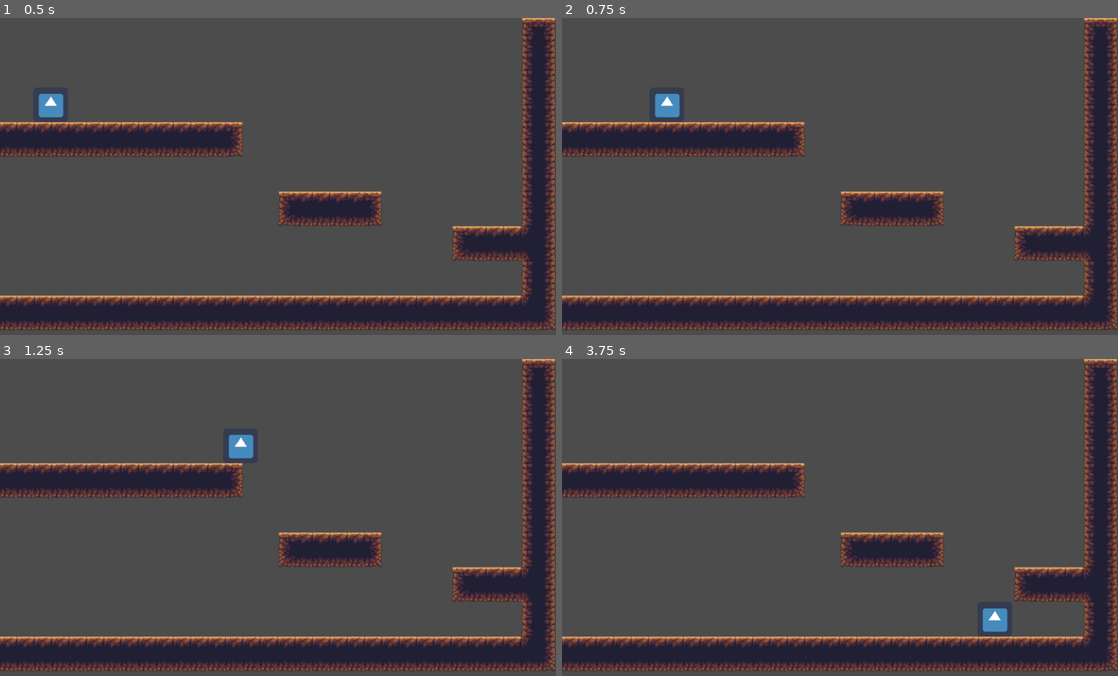
Above: before the commit, frames 1-4 (two rows, left to right).
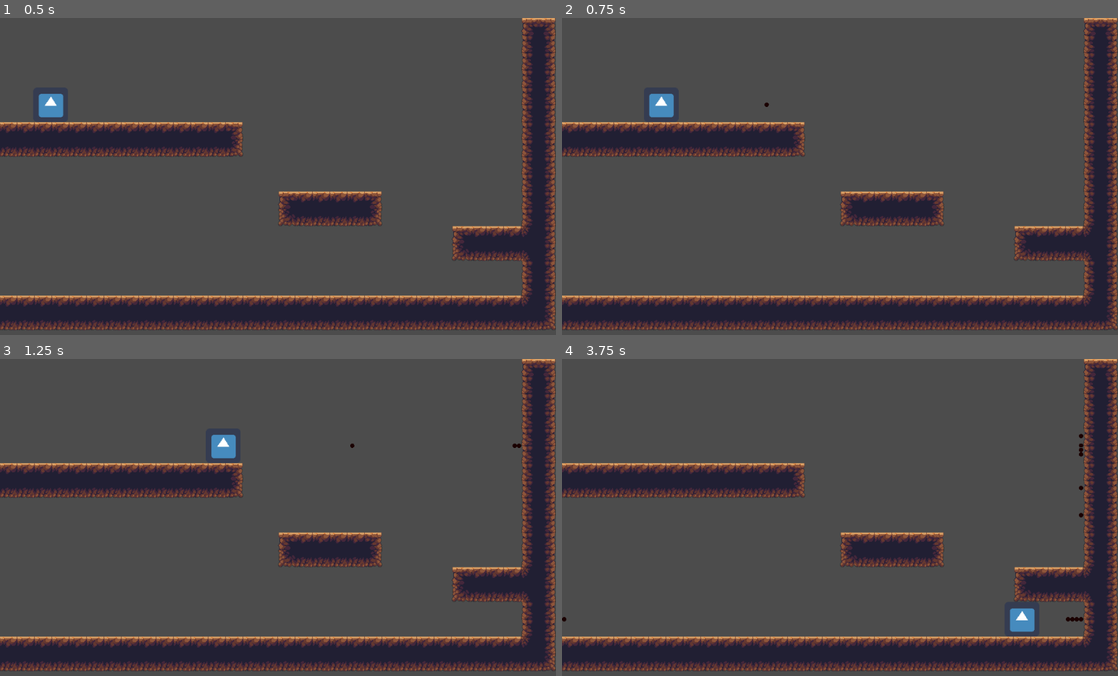
Above: after the commit, the same moments.

Repository: Oliver-Belmont/Project-Headbutt
Game: Godot game, scene res://Scenes/Tests/test1.tscn
The game is run twice, just before and just after one commit, with the same random seed, the same clock (stepped at 60 frames per second) and the same inputs. The project has no main scene, so this scene is started directly. The engine's default icon, where the game draws it, is replaced by a stand-in: a white triangle on a blue panel in a dark square.
Inputs:
- Up to frame 1 (0.5 s): no input
- Up to frame 2 (0.75 s): tap Enter at 0.5 s; hold Right (ui_right) from 0.53 s (still down); tap Space (ui_select) at 0.6 s
- Up to frame 3 (1.25 s): keep holding Right (ui_right); tap Space (ui_select) at 0.77, 1.07 s
- Up to frame 4 (3.75 s): tap Space (ui_select) at 1.35, 1.52, 1.82, 2.1, 2.85, 3.02, 3.32, 3.6 s; release Right (ui_right) at 2.03 s; hold Left (ui_left) 2.03-2.78 s; hold Right (ui_right) from 2.78 s (still down)

Frame 1 is identical in both runs. In frame 2, 0.2% of the frame differs, in the area x 15-38%, y 23-32%; in frame 3, 0.5%; in frame 4, 0.8%, in the area x 0-94%, y 23-87%.

Commit message:
Adiciona balas e permite ao jogador atirar

Diff:
--- /dev/null
+++ b/Joguinho/Scenes/Player/Bullet.gd
@@ -0,0 +1,22 @@
+extends KinematicBody2D
+
+const HORIZONTAL_SPEED = 1800.0
+
+var velocity = Vector2()
+
+func _ready():
+    # velocity.x = HORIZONTAL_SPEED
+    velocity.y = 0
+
+func _physics_process(delta):
+    # We don't need to multiply velocity by delta because "move_and_slide" already takes delta time into account.
+
+    # The second parameter of "move_and_slide" is the normal pointing up.
+    # In the case of a 2D platformer, in Godot, upward is negative y, which translates to -1 as a normal.
+    move_and_slide(velocity, Vector2(0, -1))
+
+func set_direction(direction):
+    if (direction == "left"):
+        velocity.x = -HORIZONTAL_SPEED
+    elif (direction == "right"):
+        velocity.x = HORIZONTAL_SPEED
--- /dev/null
+++ b/Joguinho/Scenes/Player/Bullet.tscn
@@ -0,0 +1,20 @@
+[gd_scene load_steps=4 format=2]
+
+[ext_resource path="res://Scenes/Player/Bullet.gd" type="Script" id=1]
+
+[sub_resource type="SphereMesh" id=3]
+radius = 4.0
+height = 8.0
+
+[sub_resource type="CircleShape2D" id=2]
+radius = 4.0
+
+[node name="Bullet" type="KinematicBody2D"]
+script = ExtResource( 1 )
+
+[node name="MeshInstance2D" type="MeshInstance2D" parent="."]
+modulate = Color( 0.105882, 0, 0, 1 )
+mesh = SubResource( 3 )
+
+[node name="CollisionShape2D" type="CollisionShape2D" parent="."]
+shape = SubResource( 2 )
--- a/Joguinho/Scenes/Player/Player.gd
+++ b/Joguinho/Scenes/Player/Player.gd
@@ -1,10 +1,15 @@
 extends KinematicBody2D
+
+const BulletResource = preload("res://Scenes/Player/Bullet.tscn")
 
 const GRAVITY = 4000.0
 const WALK_SPEED = 500.0
 const JUMP_FORCE = 1000.0
 
+var last_direction = "right"
 var velocity = Vector2()
+
+onready var worldNode = get_tree().get_root().get_node("World")
 
 func _physics_process(delta):
 
@@ -13,16 +18,18 @@
 
     if Input.is_action_pressed("ui_left"):
         velocity.x = -WALK_SPEED
+        last_direction = "left"
     elif Input.is_action_pressed("ui_right"):
         velocity.x =  WALK_SPEED
+        last_direction = "right"
     else:
         velocity.x = 0
 
-    if Input.is_action_pressed("ui_up") && is_on_floor():
+    if Input.is_action_just_pressed("ui_up") && is_on_floor():
         velocity.y = -JUMP_FORCE
 
     if Input.is_action_just_pressed("ui_select"):
-        shoot()
+        shoot(last_direction)
 
 
     # We don't need to multiply velocity by delta because "move_and_slide" already takes delta time into account.
@@ -32,5 +39,16 @@
     move_and_slide(velocity, Vector2(0, -1))
 
 
-func shoot():
-    pass
+func shoot(direction):
+    var offset
+    var bullet = BulletResource.instance()
+
+    bullet.set_direction(direction)
+    bullet.transform = self.transform
+
+    if (direction == "left"):
+        offset = Vector2(-40, 0)
+    elif (direction == "right"):
+        offset = Vector2(40,0)
+    bullet.translate(offset)
+    worldNode.add_child(bullet)
--- a/Joguinho/Scenes/Player/Player.tscn
+++ b/Joguinho/Scenes/Player/Player.tscn
@@ -4,7 +4,7 @@
 [ext_resource path="res://icon.png" type="Texture" id=2]
 
 [sub_resource type="RectangleShape2D" id=1]
-extents = Vector2( 35, 32 )
+extents = Vector2( 30, 31 )
 
 [node name="Player" type="KinematicBody2D"]
 script = ExtResource( 1 )
@@ -13,4 +13,5 @@
 texture = ExtResource( 2 )
 
 [node name="CollisionShape2D" type="CollisionShape2D" parent="."]
+position = Vector2( 0, 1 )
 shape = SubResource( 1 )
